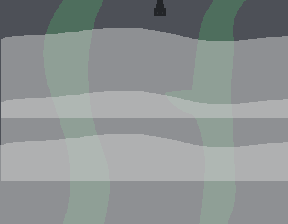
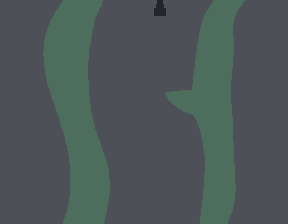
Layer changes from the first w=288, h=224 image to the second:
hid "Warstwa 7 kopia 2" over (1, 28, 288, 118)
hid "Warstwa 7 kopia" over (1, 91, 288, 181)
hid "Warstwa 7" over (0, 134, 288, 224)
